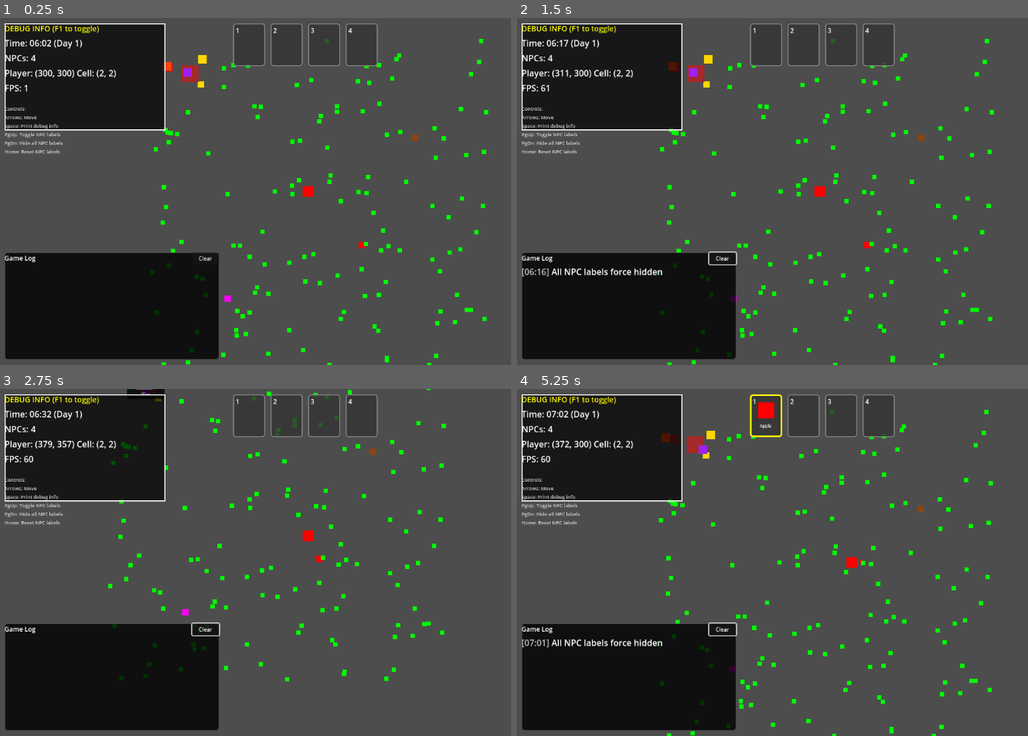
Above: before the commit, frames 1-4 (two rows, left to right).
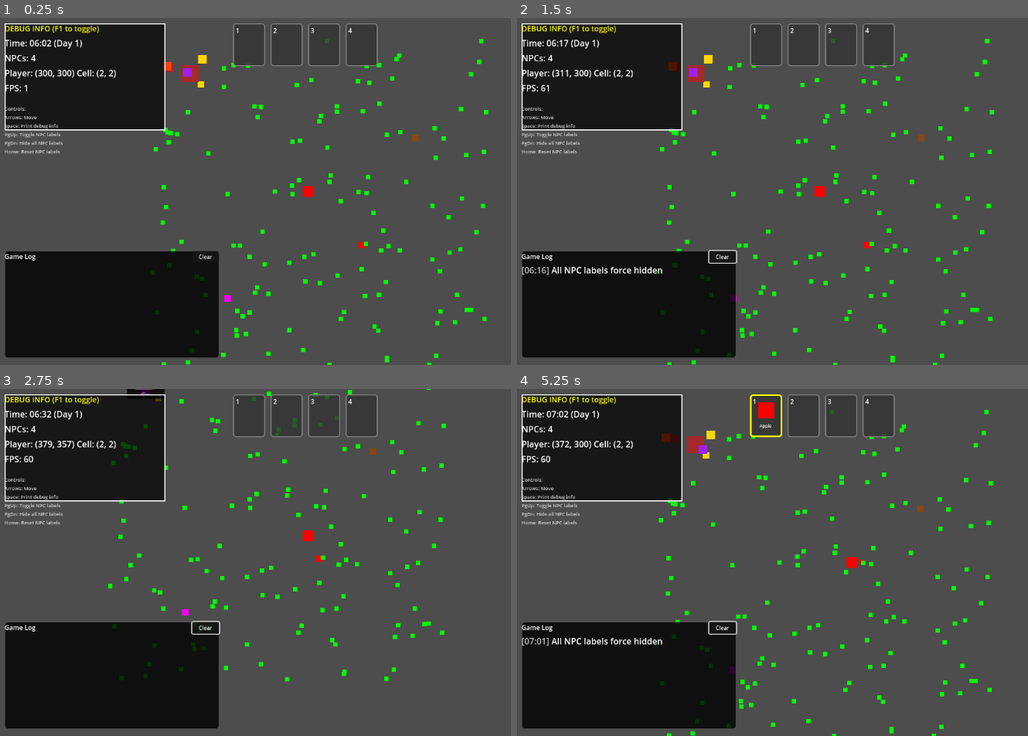
Above: after the commit, the same moments.

Repository: DIM-andy/2dlivingworld
Game: Godot game, scene res://scenes/MainWorld.tscn
Same seed, same stepped clock (60 frames per second), same inputs: the game is played once before the commit and once after it.
Inputs (mouse positions are in pixels of both pictures, inside the frame that each line leads up to):
- Up to frame 1 (0.25 s): no input
- Up to frame 2 (1.5 s): click "Clear" at 0.5 s; tap Enter (ui_accept) at 1.25 s; move the mouse to (629, 306) at 1.27 s; hold Right (ui_right) from 1.28 s (still down); tap Page Down (hide_all_npc_labels) at 1.35 s; click (629, 306) at 1.42 s
- Up to frame 3 (2.75 s): tap Enter (ui_accept) at 1.52, 2.27 s; move the mouse to (107, 437) at 2.02 s; release Right (ui_right) at 2.03 s; hold Down (ui_down) from 2.03 s (still down); tap Page Up (toggle_npc_labels) at 2.1 s; click (107, 437) at 2.17 s
- Up to frame 4 (5.25 s): move the mouse to (665, 392) at 2.77 s; release Down (ui_down) at 2.78 s; hold Right (ui_right) 2.78-3.53 s; tap E at 2.85 s; click (665, 392) at 2.92 s; move the mouse to (619, 392) at 3.52 s; hold Up (ui_up) 3.53-4.28 s; tap 1 at 3.6 s; click (619, 392) at 3.67 s; tap Enter (ui_accept) at 3.77, 4.52 s; move the mouse to (593, 454) at 4.27 s; hold Left (ui_left) from 4.28 s (still down); tap 4 at 4.35 s; click (593, 454) at 4.42 s; move the mouse to (639, 510) at 5.02 s; tap Page Down (hide_all_npc_labels) at 5.1 s

The runs differ from the first frame. In frame 1, 0.5% of the frame differs, in the area x 0-43%, y 67-99%; in frame 2, 0.9%, in the area x 0-44%, y 66-99%; in frame 3, 0.6%; in frame 4, 0.9%.

Commit message:
Adjusted UI positioning
-UI is now anchored to its position
-automatically adjusts with game window

Diff:
--- a/scripts/InventoryUI.gd
+++ b/scripts/InventoryUI.gd
@@ -14,16 +14,24 @@
 	size = Vector2(280, 80)
 
 func _ready():
-	# Position at top-center of screen after we're in the tree
-	position_at_top_center()
+	# Set up anchoring for top-center positioning
+	setup_anchoring()
 	create_inventory_slots()
 	call_deferred("find_inventory_system")
 
-func position_at_top_center():
-	# Center horizontally at the top of the screen
-	var viewport_size = get_viewport().get_visible_rect().size
-	position.x = (viewport_size.x - size.x) / 2
+func setup_anchoring():
+	# Anchor to top-center of the screen
+	set_anchors_preset(Control.PRESET_TOP_WIDE)
+
+	# Center horizontally and position at top
+	position.x = -size.x / 2  # Offset to center the UI element
 	position.y = 10
+
+	# Set anchor points for responsive positioning
+	anchor_left = 0.5
+	anchor_right = 0.5
+	anchor_top = 0.0
+	anchor_bottom = 0.0
 
 func find_inventory_system():
 	# Look for inventory system in the scene
--- a/scripts/MessageLog.gd
+++ b/scripts/MessageLog.gd
@@ -27,7 +27,6 @@
 func _init():
 	# Panel properties
 	size = Vector2(400, 200)
-	position = Vector2(10, 0)  # Will be positioned at bottom-left in _ready()
 
 	# Panel styling
 	var style_box = StyleBoxFlat.new()
@@ -47,12 +46,25 @@
 	setup_auto_hide()
 
 func _ready():
-	# Position at bottom-left of screen
-	var viewport_size = get_viewport().get_visible_rect().size
-	position = Vector2(10, viewport_size.y - size.y - 10)
+	# Set up anchoring for bottom-left positioning
+	setup_anchoring()
 
 	# Find time system
 	call_deferred("find_time_system")
+
+func setup_anchoring():
+	# Anchor to bottom-left of the screen
+	set_anchors_preset(Control.PRESET_BOTTOM_LEFT)
+
+	# Position with margin from edges
+	position.x = 10
+	position.y = size.y + 235
+
+	# Set anchor points for responsive positioning
+	anchor_left = 0.0
+	anchor_right = 0.0
+	anchor_top = 1.0
+	anchor_bottom = 1.0
 
 func find_time_system():
 	if get_tree().has_group("world_manager"):
